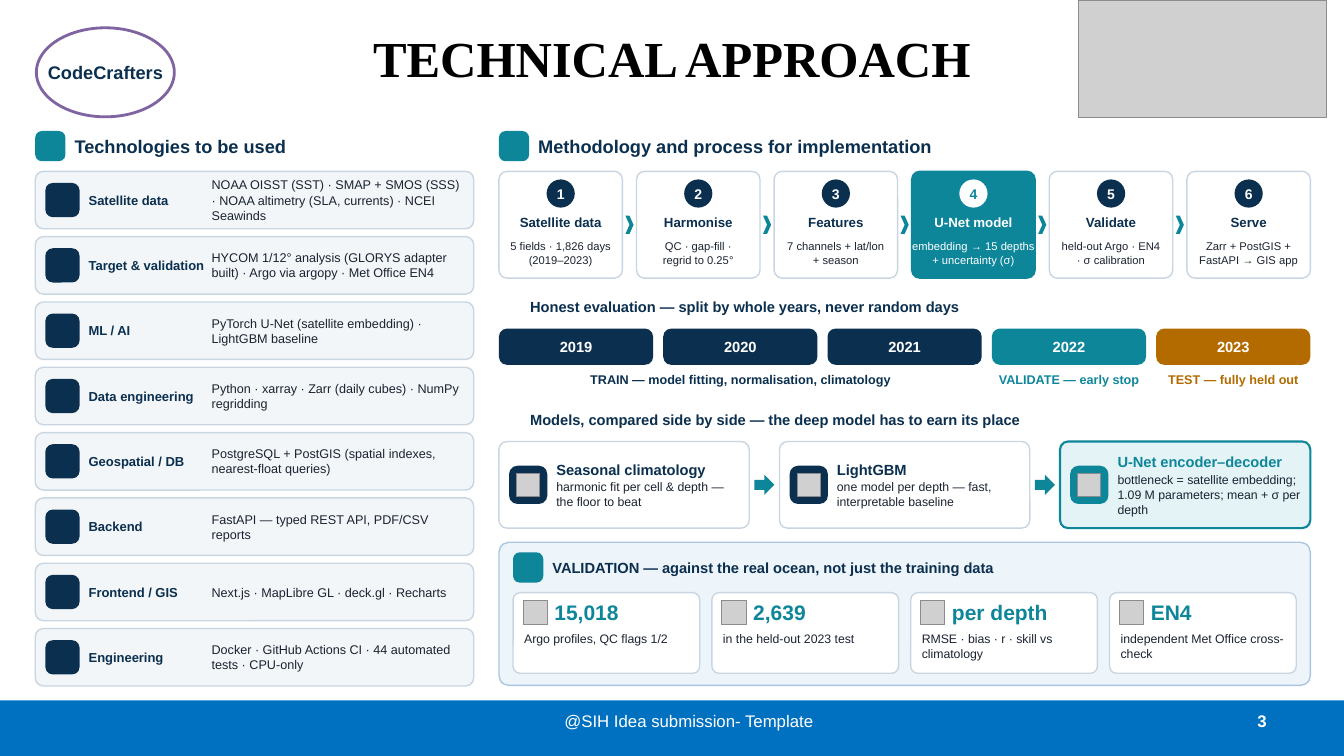
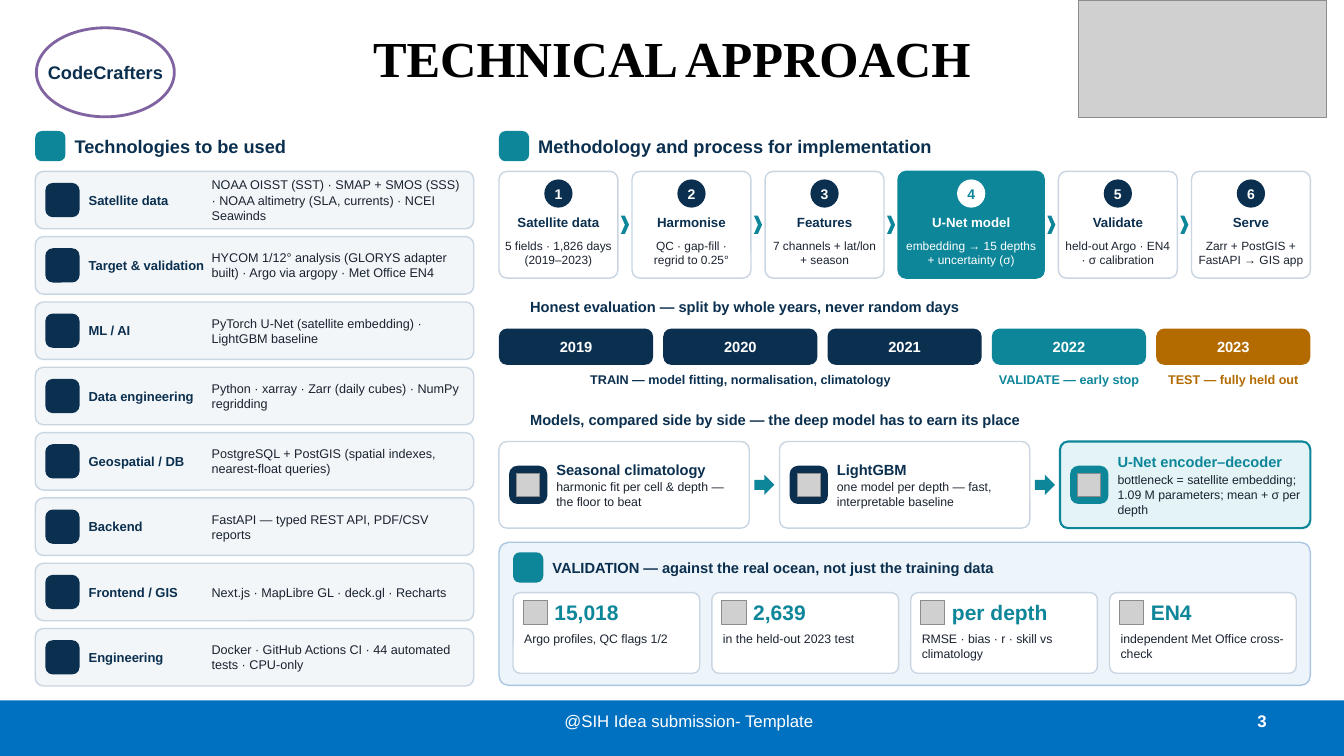
Before and after one commit to saad-46/oceanembed, a slide deck: slide 3 of deliverables/OceanSight_SIH2026_Idea_Submission.pptx. Drawn at 1344x756 pixels with LibreOffice and Linux fonts; fonts in the diff are those of the drawing; grey boxes stand for pictures; background and template pictures are left out. Boxes give left, top, right and bottom in pixels: in the first picture for what was removed or moved away, otherwise in the second. Text is boxed around its words. In the diff, an @@ line names an element or a change of style, - is before the commit and + after.

```diff
--- a/deliverables/OceanSight_SIH2026_Idea_Submission.pptx
+++ b/deliverables/OceanSight_SIH2026_Idea_Submission.pptx
@@ rounded rectangle: place and size @@
-rounded rectangle at [499,171,623,278]
+rounded rectangle at [499,171,618,278]
@@ rounded rectangle: place and size @@
-rounded rectangle at [637,171,761,278]
+rounded rectangle at [632,171,751,278]
@@ 1 text, 1 chevron, 1 ellipse: place and size @@
-1 text, 1 chevron, 1 ellipse at [626,179,713,234]
+1 text, 1 chevron, 1 ellipse at [621,179,706,234]
@@ rounded rectangle: place and size @@
-rounded rectangle at [774,171,898,278]
+rounded rectangle at [765,171,884,278]
@@ 1 text, 1 chevron, 1 ellipse: place and size @@
-1 text, 1 chevron, 1 ellipse at [763,179,850,234]
+1 text, 1 chevron, 1 ellipse at [754,179,839,234]
@@ rounded rectangle: place and size @@
-rounded rectangle at [911,171,1035,278]
+rounded rectangle at [898,171,1045,278]
@@ rounded rectangle: place and size @@
-rounded rectangle at [1050,171,1174,278]
+rounded rectangle at [1059,171,1178,278]
@@ 1 text, 1 chevron, 1 ellipse: place and size @@
-1 text, 1 chevron, 1 ellipse at [1097,179,1184,234]
+1 text, 1 chevron, 1 ellipse at [1104,179,1189,234]
@@ rounded rectangle: place and size @@
-rounded rectangle at [1188,171,1312,278]
+rounded rectangle at [1192,171,1311,278]
@@ text "Harmonise": place and size @@
-text "Harmonise" at [664,217,733,227]
+text "Harmonise" at [657,217,726,227]
@@ text "7 channels + lat/lon": place and size @@
-text "7 channels + lat/lon" at [787,242,884,264]
+text "7 channels + lat/lon" at [773,241,876,264]
@@ text "Features": place and size @@
-text "Features" at [808,218,863,227]
+text "Features" at [797,218,852,227]
@@ chevron: place and size @@
-chevron at [901,216,909,234]
+chevron at [887,216,895,234]
@@ size 8 to 8.5 pt in 6 elements at [1199,241,1303,267], [505,241,612,267], [1065,241,1170,264], [654,241,729,267], [773,241,876,264], [906,241,1036,267] @@
@@ chevron: place and size @@
-chevron at [1038,216,1047,234]
+chevron at [1048,216,1056,234]
@@ text "Validate": place and size @@
-text "Validate" at [1086,217,1136,227]
+text "Validate" at [1093,217,1143,227]
```
Also in this commit, not shown: 2 other slides changed, 3 other files.
